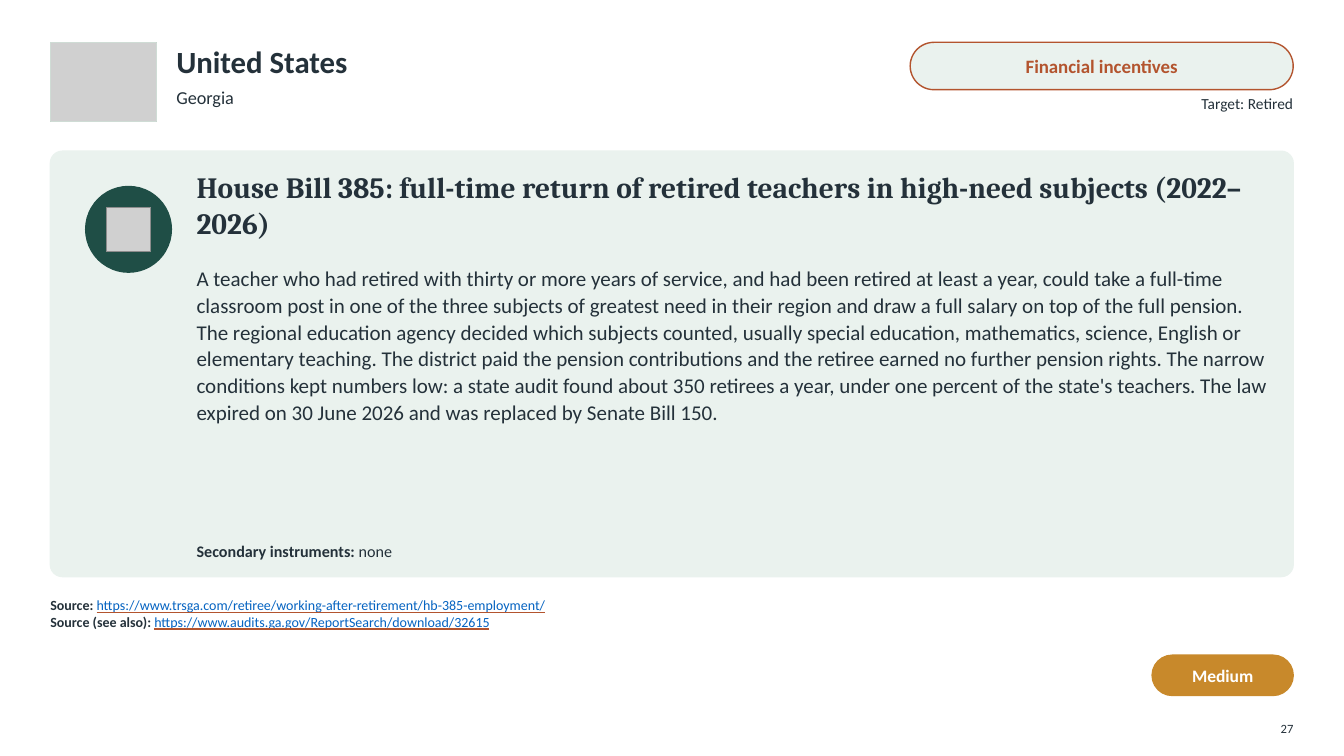
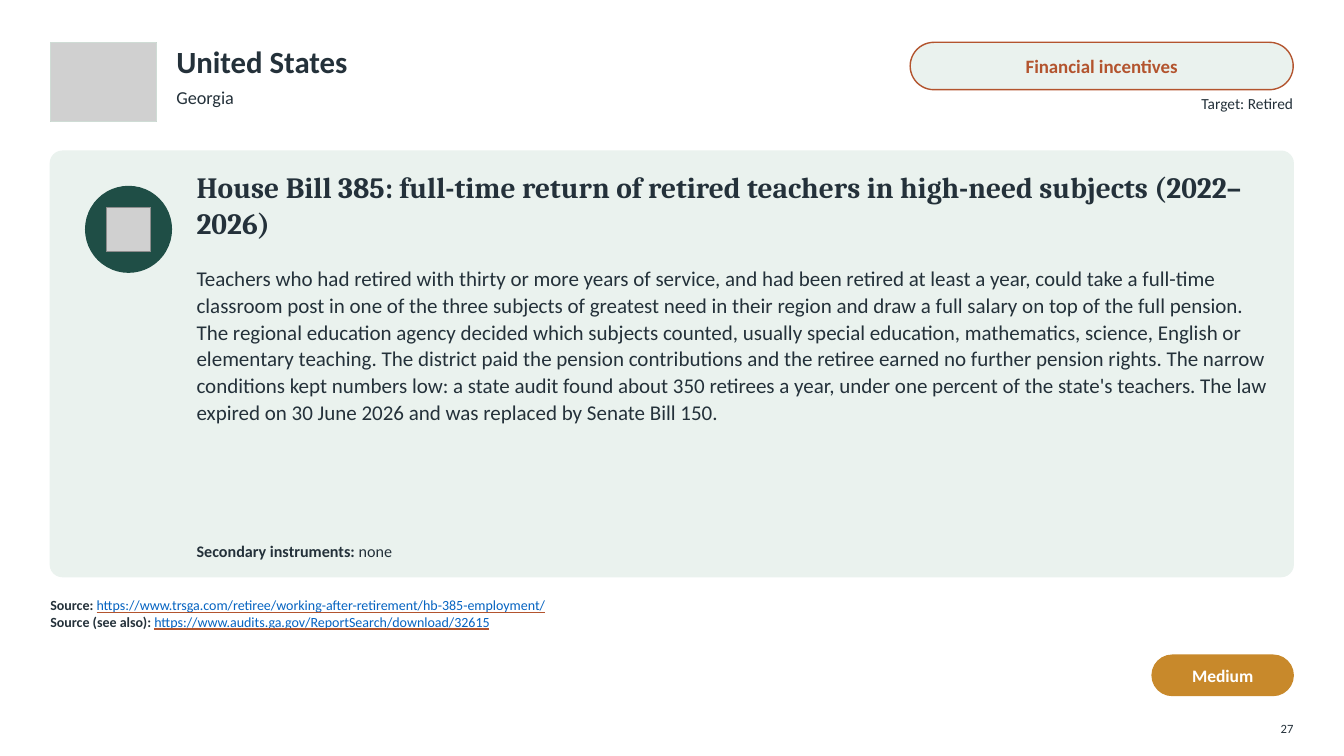
Before and after one commit to jedr1-ship-it/Alternative-Pathways----Quant, a slide deck: slide 27 of policies/Re-attracting_Former_Teachers.pptx. Drawn at 1344x756 pixels with LibreOffice and Linux fonts; fonts in the diff are those of the drawing; grey boxes stand for pictures. Boxes give left, top, right and bottom in pixels: in the first picture for what was removed or moved away, otherwise in the second. Text is boxed around its words. In the diff, an @@ line names an element or a change of style, - is before the commit and + after.

```diff
--- a/policies/Re-attracting_Former_Teachers.pptx
+++ b/policies/Re-attracting_Former_Teachers.pptx
@@ text at box(197, 271, 1267, 424): text changed @@
-A teacher who had retired with thirty or more years of service, and had been retired at least a year, could take a full-time classroom post in one of the three subjects of greatest need in their region and draw a full salary on top of the full pension. The regional education agency decided which subjects counted, usually special education, mathematics, science, English or elementary teaching. The district paid the pension contributions and the retiree earned no further pension rights. The narrow conditions kept numbers low: a state audit found about 350 retirees a year, under one percent of the state's teachers. The law expired on 30 June 2026 and was replaced by Senate Bill 150.
+Teachers who had retired with thirty or more years of service, and had been retired at least a year, could take a full-time classroom post in one of the three subjects of greatest need in their region and draw a full salary on top of the full pension. The regional education agency decided which subjects counted, usually special education, mathematics, science, English or elementary teaching. The district paid the pension contributions and the retiree earned no further pension rights. The narrow conditions kept numbers low: a state audit found about 350 retirees a year, under one percent of the state's teachers. The law expired on 30 June 2026 and was replaced by Senate Bill 150.
```
Also in this commit, not shown: 12 other slides changed, 2 other files.
